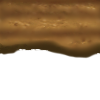
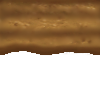
Layers edited between the first and the second 100px x 100px image:
painted on "Слой 21" over bbox(0, 39, 100, 59)
